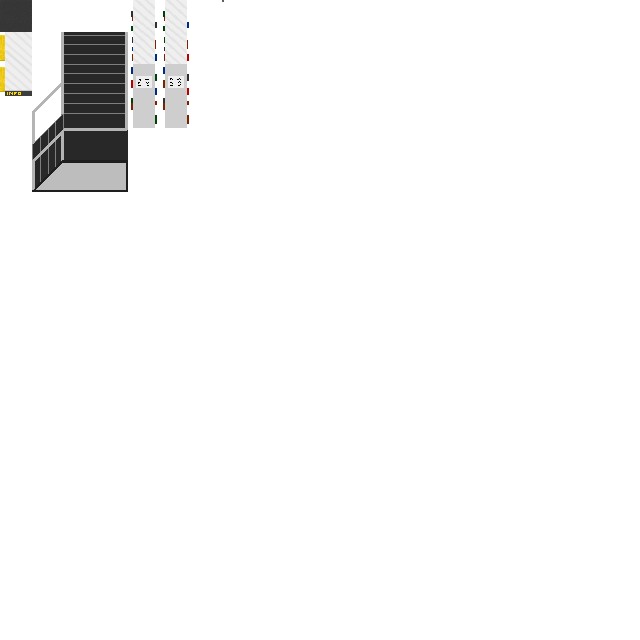
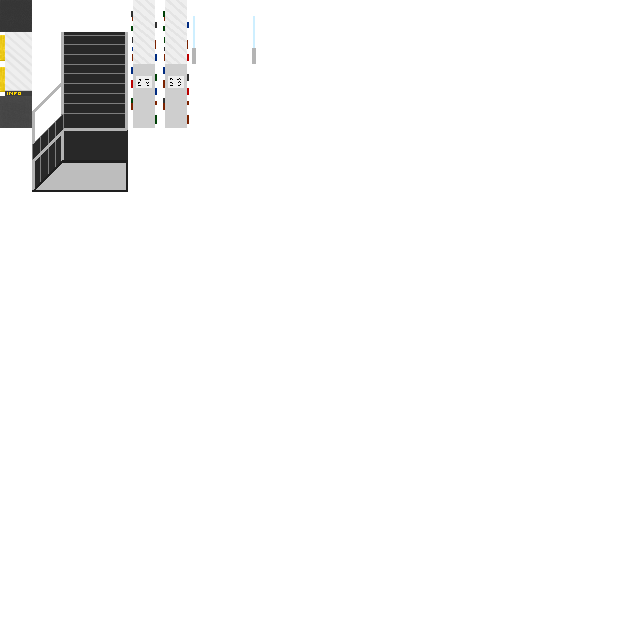
Layered file, before and after one edit (640x640). Changes by layer:
painted on "Hintergrund" over [0, 0, 256, 128]
